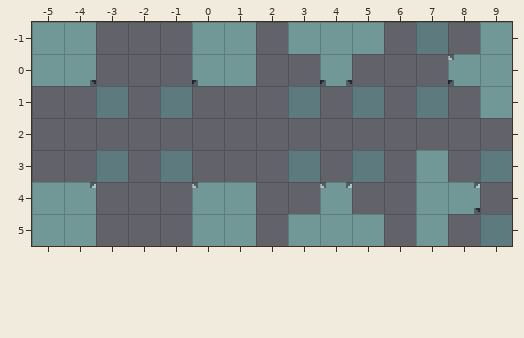
A Tiled map gets an edit: Assets/Maps/Rules/TemplateRuleStep3.tmx. The picture above was drawn from the file before the commit.
Cells are 16x16 px. Shown: x -5..9, y -1..5.
And afterwards:
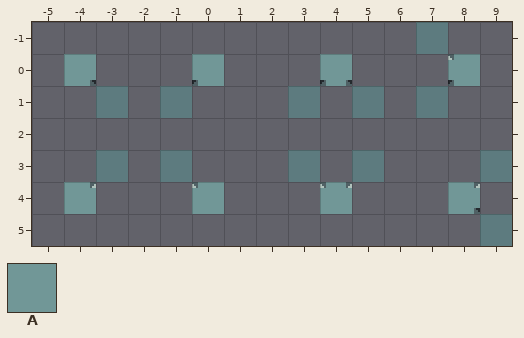
Key: from "TemplateTileset": A 9.
_ is an empty cell.
From old to new:
Layer "input_terrain":
The author cleared the tile that lay hidden in row -1 at x -5 to -4, 0 to 1, 3 to 5 and 9; in row 0 at x -5, 1 and 9; in row 1 at x 9; in row 3 at x 7; in row 4 at x -5, 1 and 7; in row 5 at x -5 to -4, 0 to 1, 3 to 5 and 7.
Layer "output_terrain":
The author cleared tile A in row -1 at x -5 to -4, 0 to 1, 3 to 5 and 9; in row 0 at x -5, 1 and 9; in row 1 at x 9; in row 3 at x 7; in row 4 at x -5, 1 and 7; in row 5 at x -5 to -4, 0 to 1, 3 to 5 and 7.
